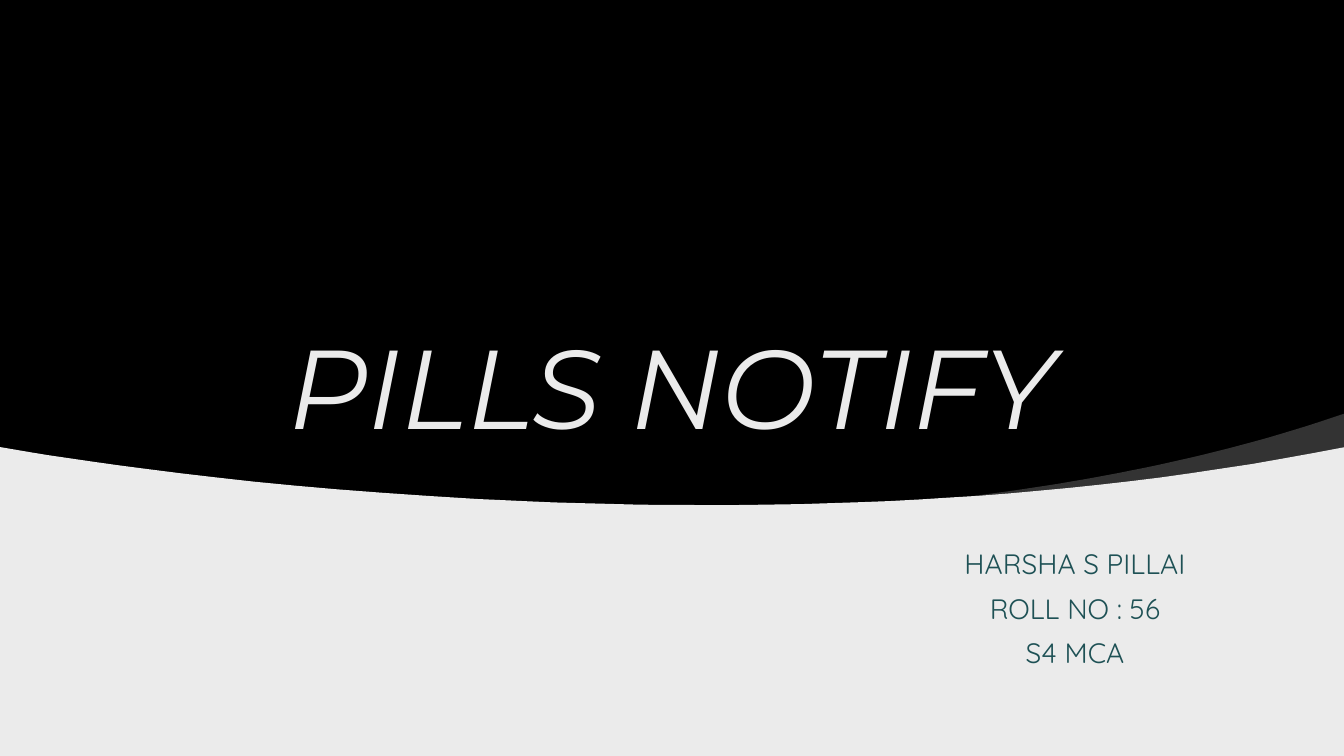
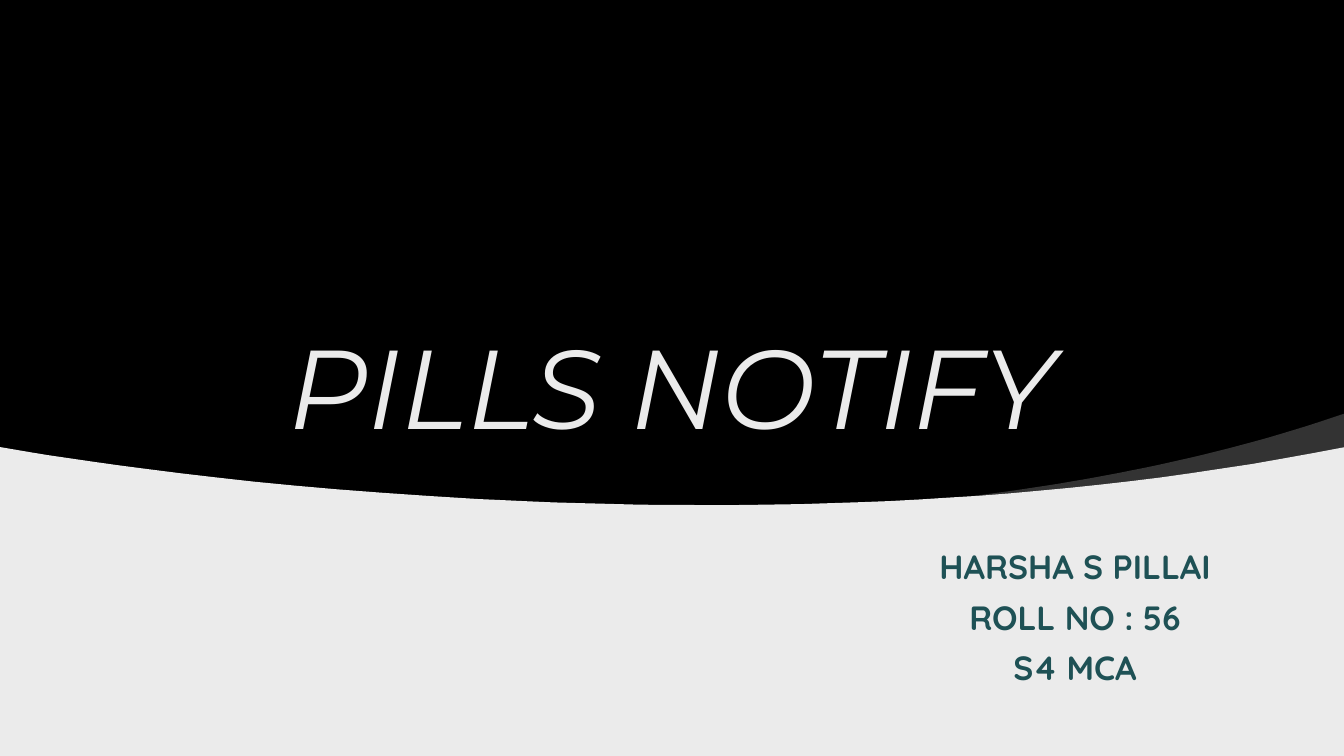
Before and after one commit to Harsha-1-pillai/MAIN_PROJECT, a slide deck: slide 1 of review.pptx. Drawn at 1344x756 pixels with LibreOffice and Linux fonts; fonts in the diff are those of the drawing; background and template pictures are left out. Boxes give left, top, right and bottom in pixels: in the first picture for what was removed or moved away, otherwise in the second. Text is boxed around its words. In the diff, an @@ line names an element or a change of style, - is before the commit and + after.

```diff
--- a/review.pptx
+++ b/review.pptx
@@ subtitle "HARSHA S PILLAI" at (939, 555, 1211, 681): size 20 to 24 pt, bold on @@
```
Also in this commit, not shown: 8 other slides changed, 8 slides added.
